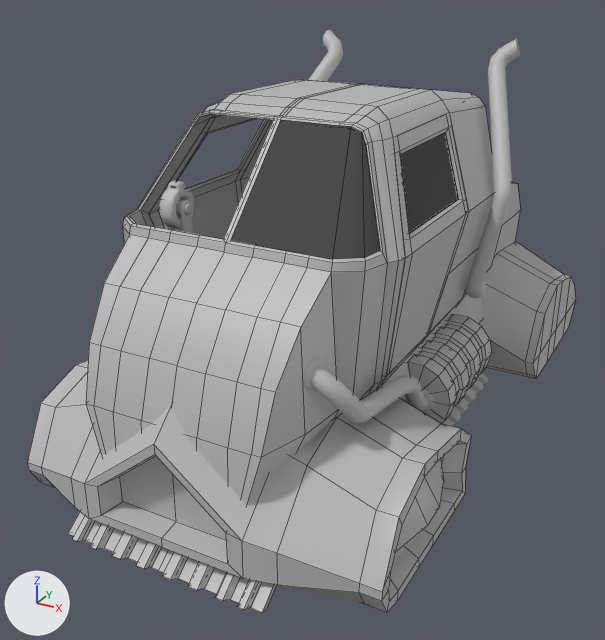
What one commit did to the FBX model UGP/Assets/Models/LargeVehicle01.fbx.
Before and after are seen from a 50 mm camera at (2.51, -5.4, 3.77) aimed at (-0.23, -0.41, 1.28). Lighting does not change. The marker at lower left points along +X, +Y and +Z. Mesh edges are drawn as thin lines on the coarser meshes. Where no turn or scale is listed for an object, it has been applied to the vertices. Vertices at the same position are counted once.

The older version as bpy lines, for what is in view:
```python
me_mesh = bpy.data.meshes.new('Mesh')
me_mesh.from_pydata(...)  # 127 vertices, 126 faces; spans x -1.23..1.23, y -0.68..1.09, z -0.42..0.56
me_mesh.materials.append(mat_largetruck01vhome_lambert2)  # grey #bcbcbc
me_mesh_007 = bpy.data.meshes.new('Mesh.007')
me_mesh_007.from_pydata(...)  # 8 vertices, 6 faces; spans x -0.238..-0.056, y 0.019..1.021, z -0.241..0.146
me_mesh_007.materials.append(mat_largetruck01vhome_blinn1)  # black #3f3f3f
me_mesh_016 = bpy.data.meshes.new('Mesh.016')
me_mesh_016.from_pydata(...)  # 16 vertices, 14 faces; spans x 0.024..0.822, y -1.684..-1.106, z 1.827..2.406
me_mesh_016.materials.append(mat_largetruck01vhome_blinn1)  # black #3f3f3f
me_mesh_027 = bpy.data.meshes.new('Mesh.027')
me_mesh_027.from_pydata(...)  # 459 vertices, 448 faces; spans x -0.91..0.91, y -1.61..2.88, z -0.97..0.97
me_mesh_027.materials.append(mat_largetruck01vhome_lambert3)  # grey #bcbcbc
ob_frontwindow = bpy.data.objects.new('FrontWindow', me_mesh_016)
ob_frontwindow.location = (0.0, -0.019, 0.473)
ob_largetruck01vhome_leftwindow = bpy.data.objects.new('LargeTruck01vHome:LeftWindow', me_mesh_007)
ob_largetruck01vhome_leftwindow.location = (0.908, -1.149, 2.549)
ob_rearaxle = bpy.data.objects.new('RearAxle', me_mesh)
ob_rearaxle.location = (0.0, 1.433, 0.863)
ob_truckcab = bpy.data.objects.new('TruckCab', me_mesh_027)
ob_truckcab.location = (0.0, -0.736, 1.995)
# also in view: 'LargeTruck01vHome:polySurface75' at (0.79, -1.31, 1.38); 'FrontAxle' at (0.0, -1.66, 1.09); 'LeftDoor' at (0.76, -0.65, 2.08); 'LargeTruck01vHome:polySurface74' at (0.78, -0.23, 1.03); 'LeftDoor1' at (-0.76, -0.65, 2.08)
```
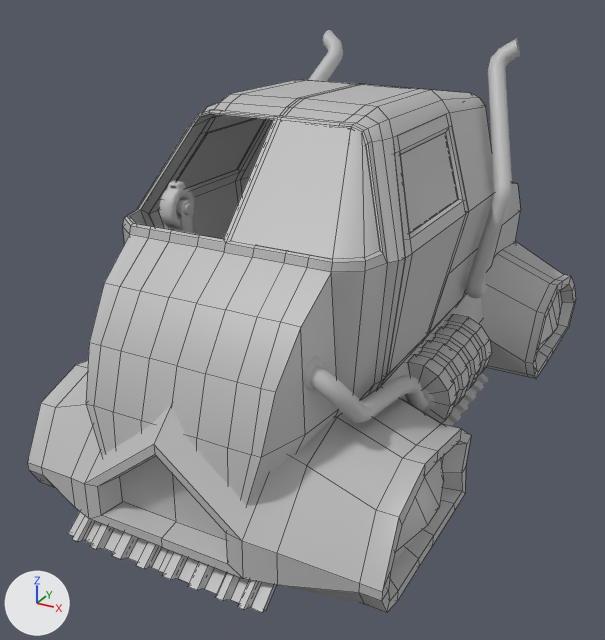
The newer file is also turned or shifted as a whole; pictures and numbers use the older file's frame.

Changed parts and their boxes [x1, y1, x2, y2] in the pictures (605 x 640 px):
'FrontWindow', recoloured: [231, 120, 380, 259] in both
'LargeTruck01vHome:LeftWindow', deleted (black): before [400, 132, 459, 234]
'LeftWindow', added: after [400, 132, 459, 234]
'RightWindow', added: after [177, 119, 265, 188]
part 1 of me_mesh, built on: [533, 276, 576, 379] in both

What changed in the scene script:
```text
Change me_mesh:
    used by ob_rearaxle; location = (0.0, 1.433, 0.863)
    remove me_mesh.from_pydata(...)  # 127 vertices, 126 faces; spans x -1.23..1.23, y -0.68..1.09, z -0.42..0.56
    remove me_mesh.materials.append(mat_largetruck01vhome_lambert2)  # grey #bcbcbc
    add me_mesh.from_pydata(...)  # 179 vertices, 178 faces; spans x -1.24..1.24, y -0.68..1.09, z -0.42..0.56
    me_mesh part 1
    6 vertices are removed from x -1.23..1.23, y -0.48..0.45, z -0.11
    20 faces are deleted
    2 vertices move from x -1.23..1.23, y -0.12, z -0.11 to x -1.23..1.23, y -0.11, z -0.29
    58 vertices are added at x -1.24..1.24, y -0.62..0.77, z -0.29..0.29
    72 new faces join them
    add me_mesh.materials.append(mat_lambert1)  # grey #bcbcbc
Change me_mesh_016:
    where me_mesh_016.from_pydata(...)  # 16 vertices, 14 faces; spans x 0.024..0.822, y -1.684..-1.106, z 1.827..2.406
    remove me_mesh_016.materials.append(mat_largetruck01vhome_blinn1)  # black #3f3f3f
    add me_mesh_016.materials.append(mat_lambert1)  # grey #bcbcbc
Add me_mesh_015_1:
    me_mesh_015_1.from_pydata([(-0.679, -0.291, 0.197), (-0.853, -0.53, -0.185), (-0.853, 0.315, -0.19), (-0.679, 0.473, 0.197), (-0.67, -0.291, 0.193), (-0.844, -0.53, -0.185), (-0.844, 0.315, -0.191), (-0.67, 0.473, 0.193)], [], [(4, 5, 6, 7), (0, 3, 2, 1), (0, 1, 5, 4), (1, 2, 6, 5), (2, 3, 7, 6), (3, 0, 4, 7)])
    me_mesh_015_1.materials.append(mat_lambert1)  # grey #bcbcbc
Add me_mesh_007_1:
    me_mesh_007_1.from_pydata([(0.679, -0.291, 0.197), (0.853, -0.53, -0.185), (0.853, 0.315, -0.19), (0.679, 0.473, 0.197), (0.67, -0.291, 0.193), (0.844, -0.53, -0.185), (0.844, 0.315, -0.191), (0.67, 0.473, 0.193)], [], [(4, 7, 6, 5), (0, 1, 2, 3), (0, 4, 5, 1), (1, 5, 6, 2), (2, 6, 7, 3), (3, 7, 4, 0)])
    me_mesh_007_1.materials.append(mat_lambert1)  # grey #bcbcbc
Remove ob_largetruck01vhome_leftwindow:
    ob_largetruck01vhome_leftwindow = bpy.data.objects.new('LargeTruck01vHome:LeftWindow', me_mesh_007)
    ob_largetruck01vhome_leftwindow.location = (0.908, -1.149, 2.549)
Add ob_rightwindow:
    ob_rightwindow = bpy.data.objects.new('RightWindow', me_mesh_015_1)
    ob_rightwindow.location = (0.0, -0.6, 2.498)
Add ob_leftwindow:
    ob_leftwindow = bpy.data.objects.new('LeftWindow', me_mesh_007_1)
    ob_leftwindow.location = (0.0, -0.6, 2.498)
```
